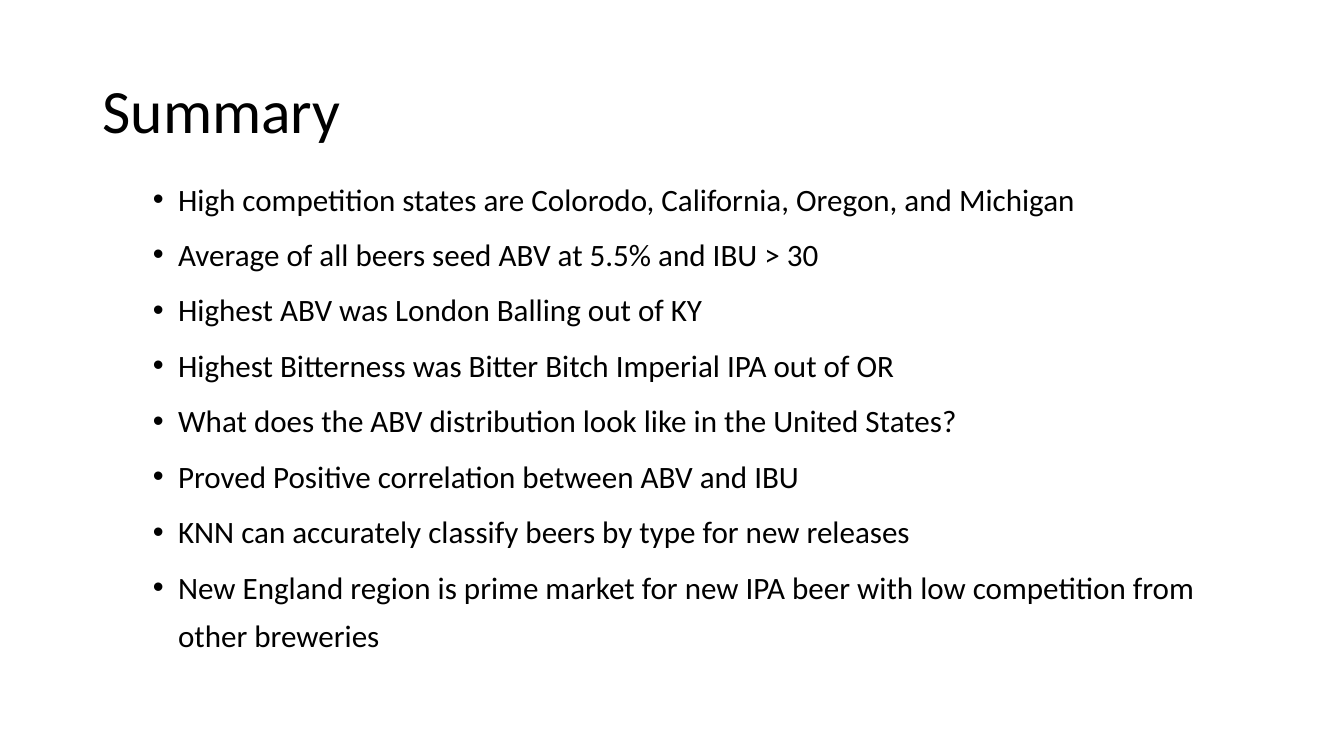
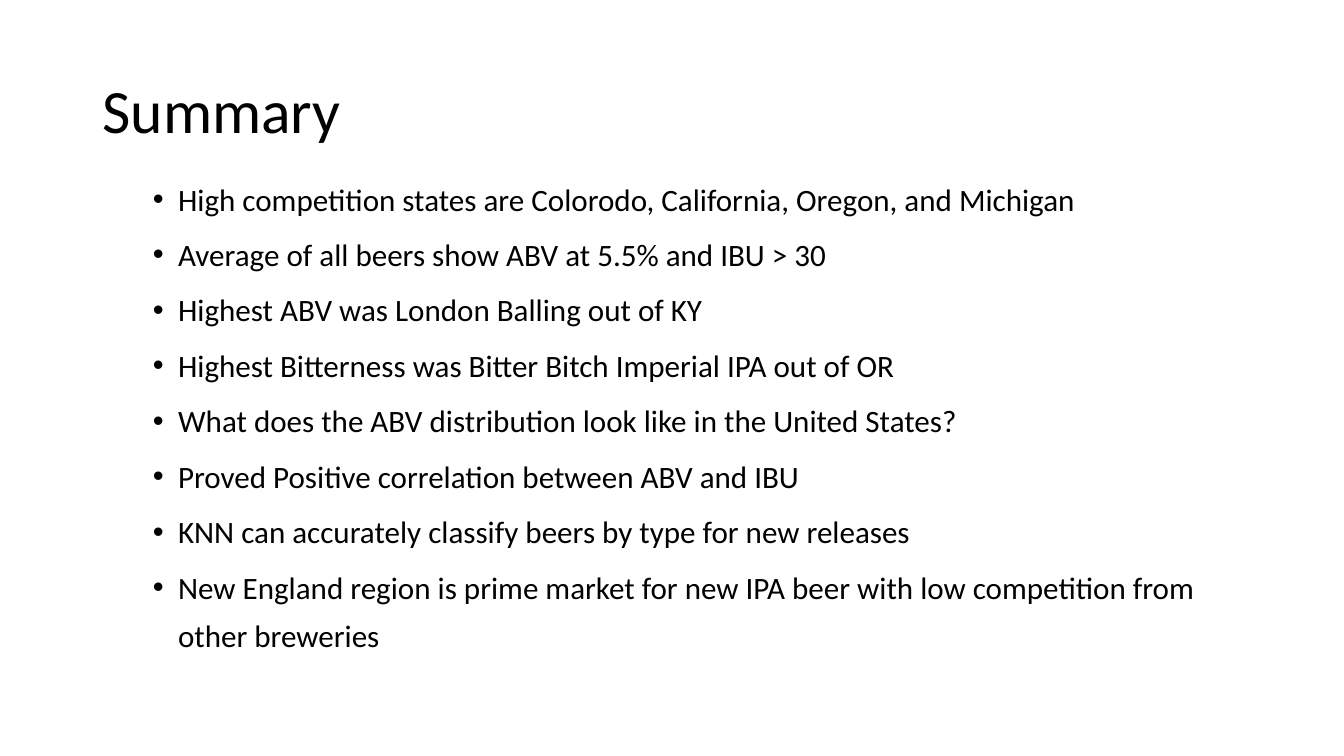
Before and after one commit to tricleve/6306_CaseStudy1, a slide deck: slide 11 of Budweiser EDA - Unit 9 with summary.pptx. Drawn at 1344x756 pixels with LibreOffice and Linux fonts; fonts in the diff are those of the drawing. Boxes give left, top, right and bottom in pixels: in the first picture for what was removed or moved away, otherwise in the second. Text is boxed around its words. In the diff, an @@ line names an element or a change of style, - is before the commit and + after.

Commit message:
Updated UNit 9 Presentation

```diff
--- a/Budweiser EDA - Unit 9 with summary.pptx
+++ b/Budweiser EDA - Unit 9 with summary.pptx
@@ text at [178, 244, 825, 272]: text changed @@
-  • Average of all beers seed ABV at 5.5% and IBU > 30
+  • Average of all beers show ABV at 5.5% and IBU > 30
```
